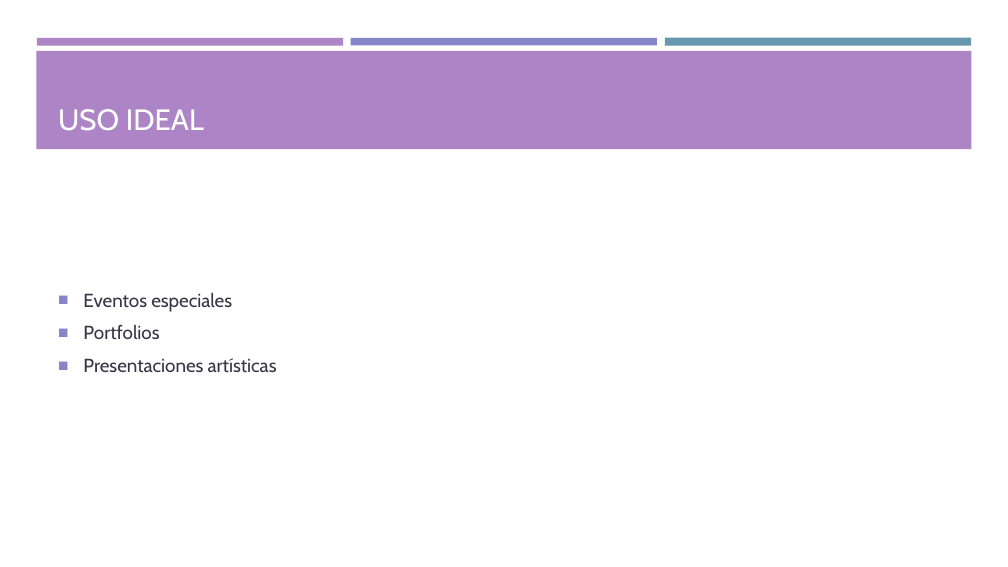
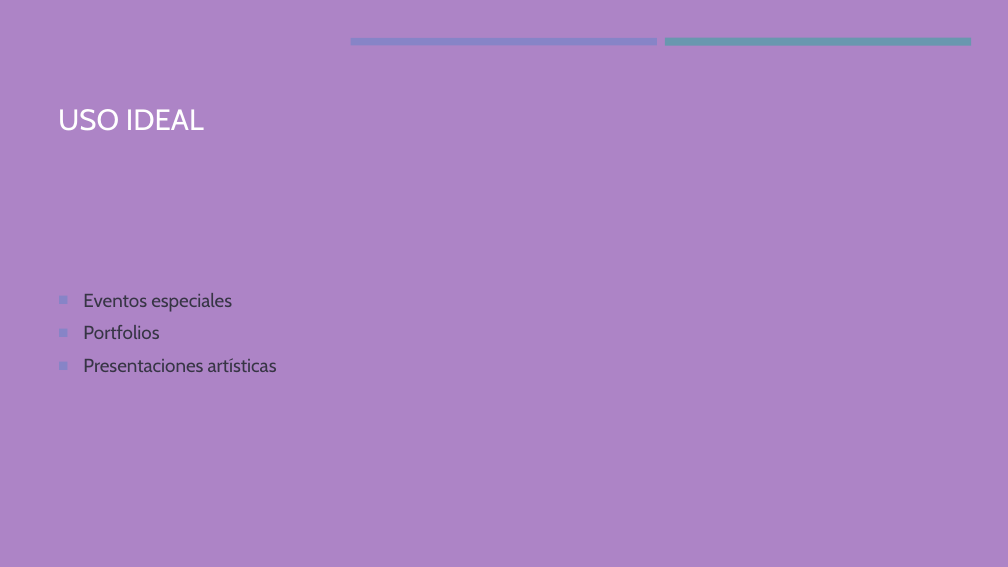
Before and after one commit to braulio-dev/Slidecraft, a slide deck: slide 3 of templates/elegant_purple.pptx (slide 4 before the commit). Drawn at 1008x567 pixels with LibreOffice and Linux fonts; fonts in the diff are those of the drawing. Boxes give left, top, right and bottom in pixels: in the first picture for what was removed or moved away, otherwise in the second. Text is boxed around its words. In the diff, an @@ line names an element or a change of style, - is before the commit and + after.

```diff
--- a/templates/elegant_purple.pptx
+++ b/templates/elegant_purple.pptx
@@ background #FFFFFF to #AD84C6 @@
@@ rectangle removed at (37,38,344,46) @@
```
Also in this commit, not shown: 2 other slides changed, 1 slide removed, 9 other files.
